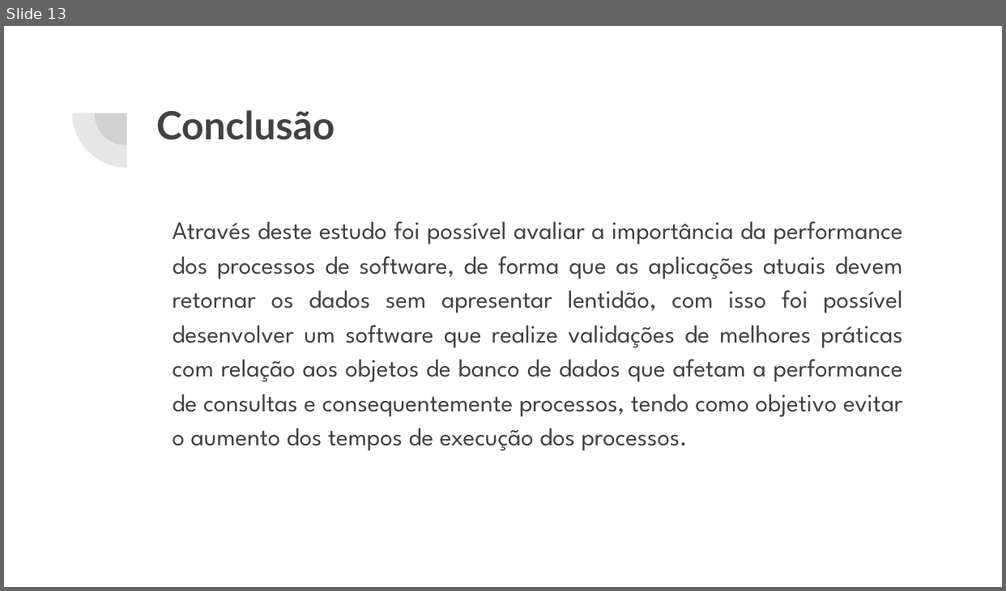
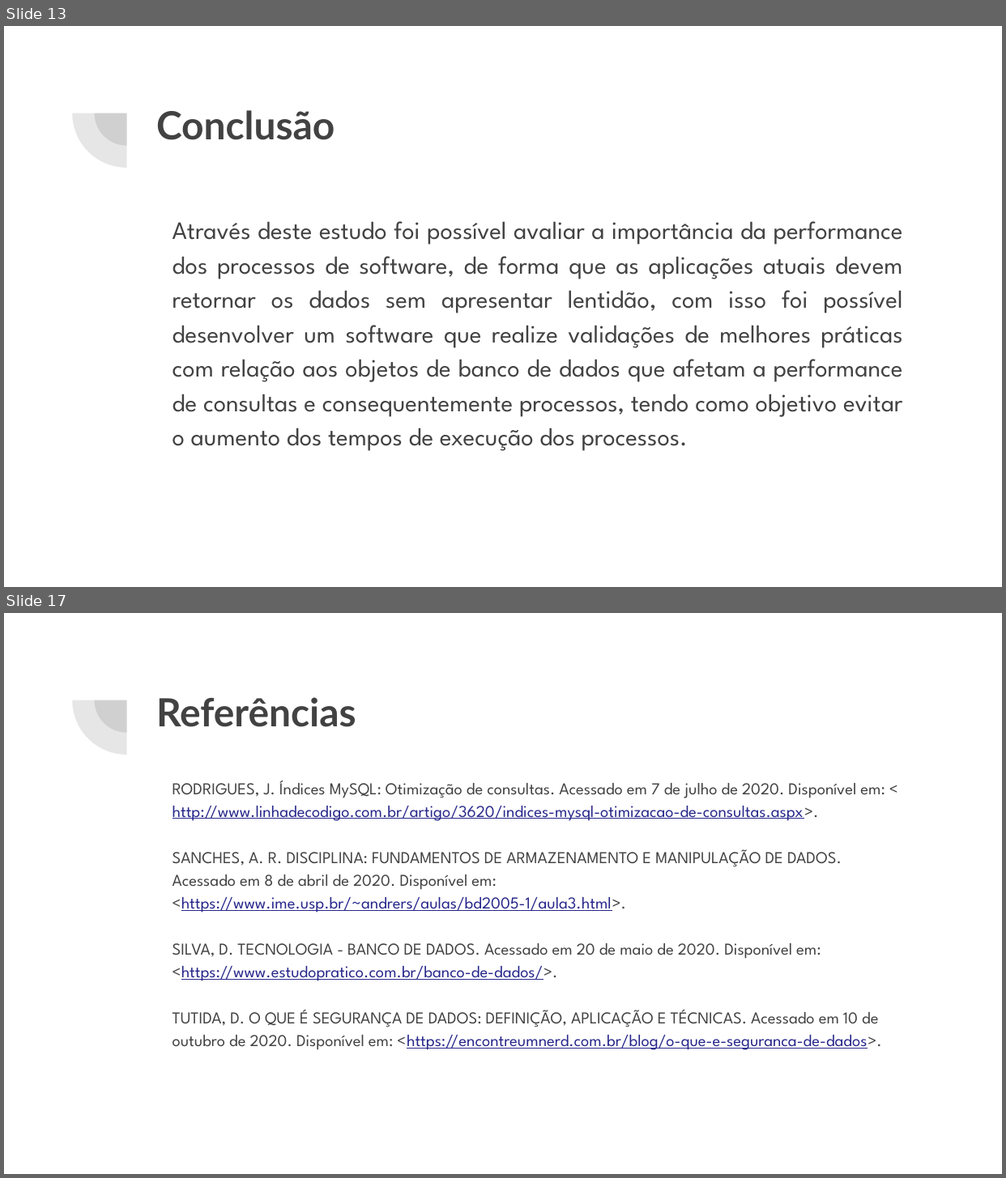
Before and after one commit to adrianhideki/sindex, a slide deck: docs/Apresentação TCC.pptx. Shown one above the other, each under a label of ours: slide 13 before the commit, slides 13 and 17 after it; the slides between them are not shown. The pictures are 1006x591 and 1006x1178 pixels, drawn with LibreOffice and Linux fonts; fonts in the diff are those of the drawing. Boxes give left, top, right and bottom in pixels: in the first picture for what was removed or moved away, otherwise in the second. Text is boxed around its words. In the diff, an @@ line names an element or a change of style, - is before the commit and + after.

Commit message:
Adicionando referências

```diff
--- a/docs/Apresentação TCC.pptx
+++ b/docs/Apresentação TCC.pptx
@@ slide 17 added at bbox=[4, 613, 1002, 1174], background #FFFFFF; not listed: 2 template elements that a slide beside it also shows @@
@@ title added at bbox=[156, 697, 356, 727], 28 pt, text #424242, bold @@
+Referências
@@ text added at bbox=[172, 781, 884, 1050], 12 pt, text #424242 @@
+RODRIGUES, J. Índices MySQL: Otimização de consultas. Acessado em 7 de julho de 2020. Disponível em: < http://www.linhadecodigo.com.br/artigo/3620/indices-mysql-otimizacao-de-consultas.aspx>.
+SANCHES, A. R. DISCIPLINA: FUNDAMENTOS DE ARMAZENAMENTO E MANIPULAÇÃO DE DADOS. Acessado em 8 de abril de 2020. Disponível em: <https://www.ime.usp.br/~andrers/aulas/bd2005-1/aula3.html>.
+SILVA, D. TECNOLOGIA - BANCO DE DADOS. Acessado em 20 de maio de 2020. Disponível em: <https://www.estudopratico.com.br/banco-de-dados/>.
+TUTIDA, D. O QUE É SEGURANÇA DE DADOS: DEFINIÇÃO, APLICAÇÃO E TÉCNICAS. Acessado em 10 de outubro de 2020. Disponível em: <https://encontreumnerd.com.br/blog/o-que-e-seguranca-de-dados>.
```
Also in this commit, not shown: 3 other slides added.
